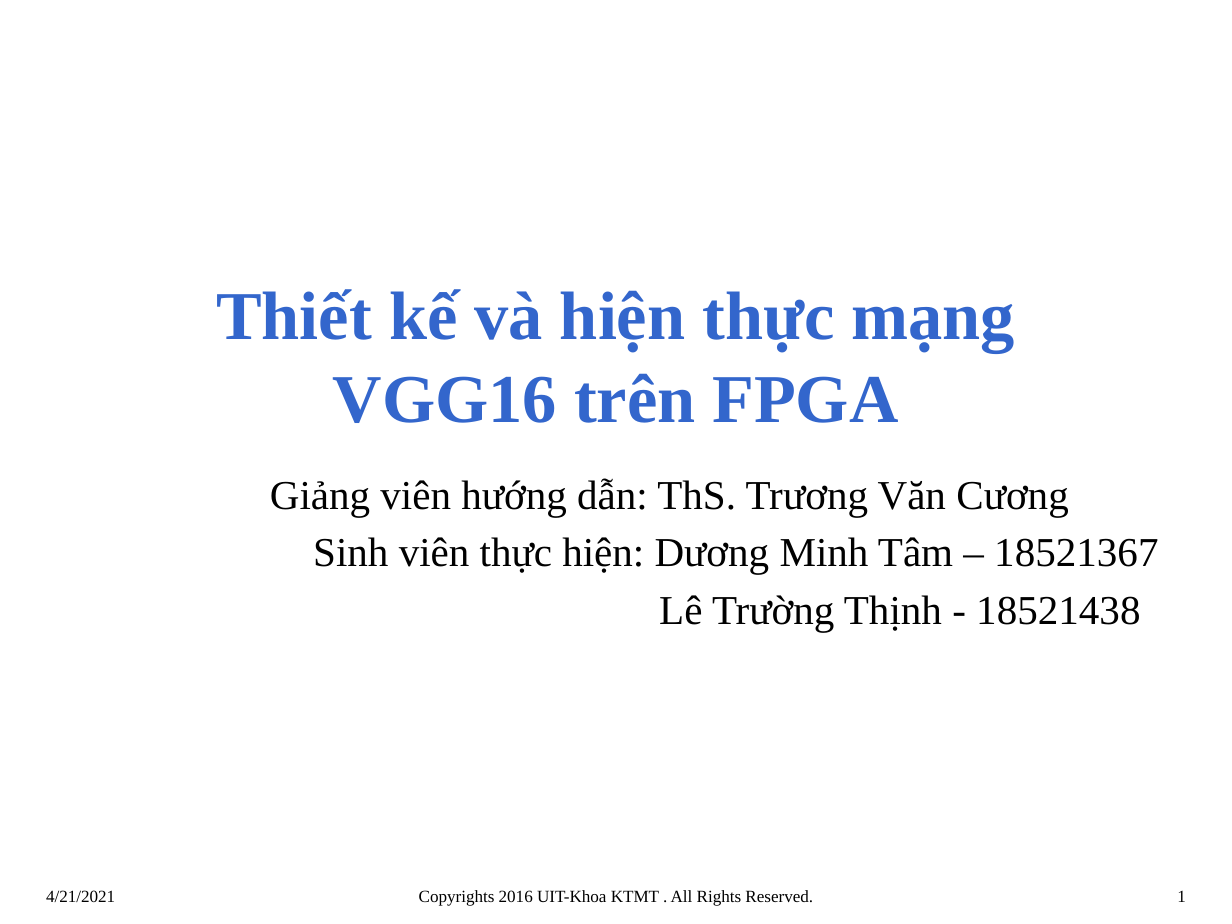
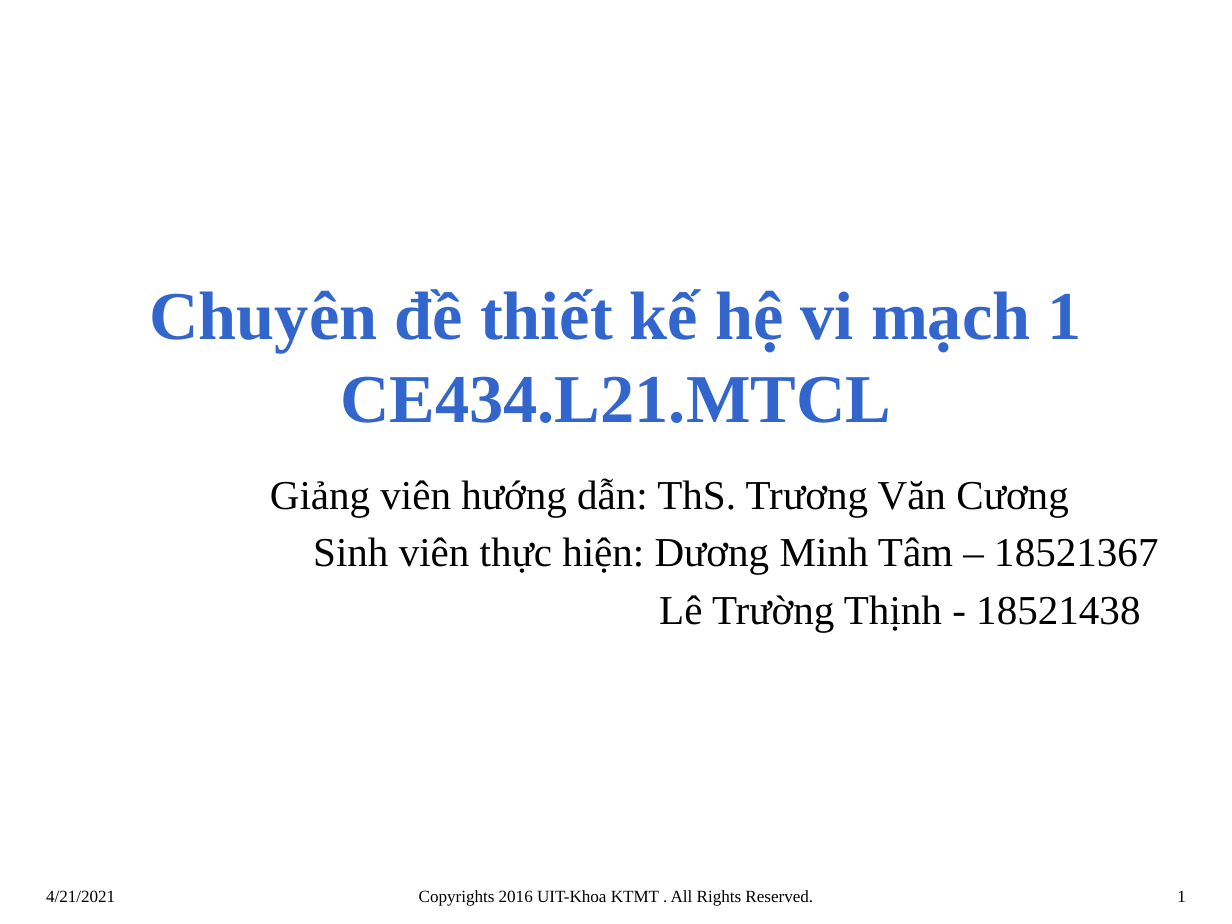
Before and after one commit to DuongTam1410/IU, a slide deck: slide 1 of Project/VGG16.pptx. Drawn at 1232x924 pixels with LibreOffice and Linux fonts; fonts in the diff are those of the drawing; background and template pictures are left out. Boxes give left, top, right and bottom in pixels: in the first picture for what was removed or moved away, otherwise in the second. Text is boxed around its words. In the diff, an @@ line names an element or a change of style, - is before the commit and + after.

```diff
--- a/Project/VGG16.pptx
+++ b/Project/VGG16.pptx
@@ title at bbox=[149, 289, 1082, 423]: text changed @@
-Thiết kế và hiện thực mạng VGG16 trên FPGA
+Chuyên đề thiết kế hệ vi mạch 1
+CE434.L21.MTCL
```
Also in this commit, not shown: 2 other slides changed, 22 slides added, 1 other file.
